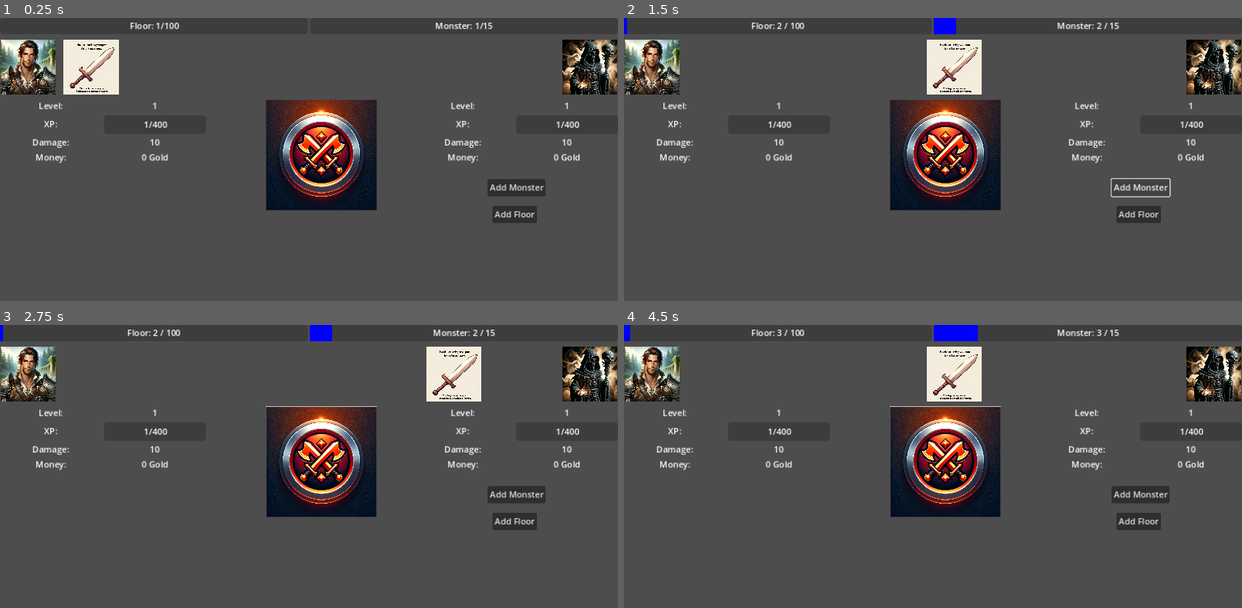
Above: before the commit, frames 1-4 (two rows, left to right).
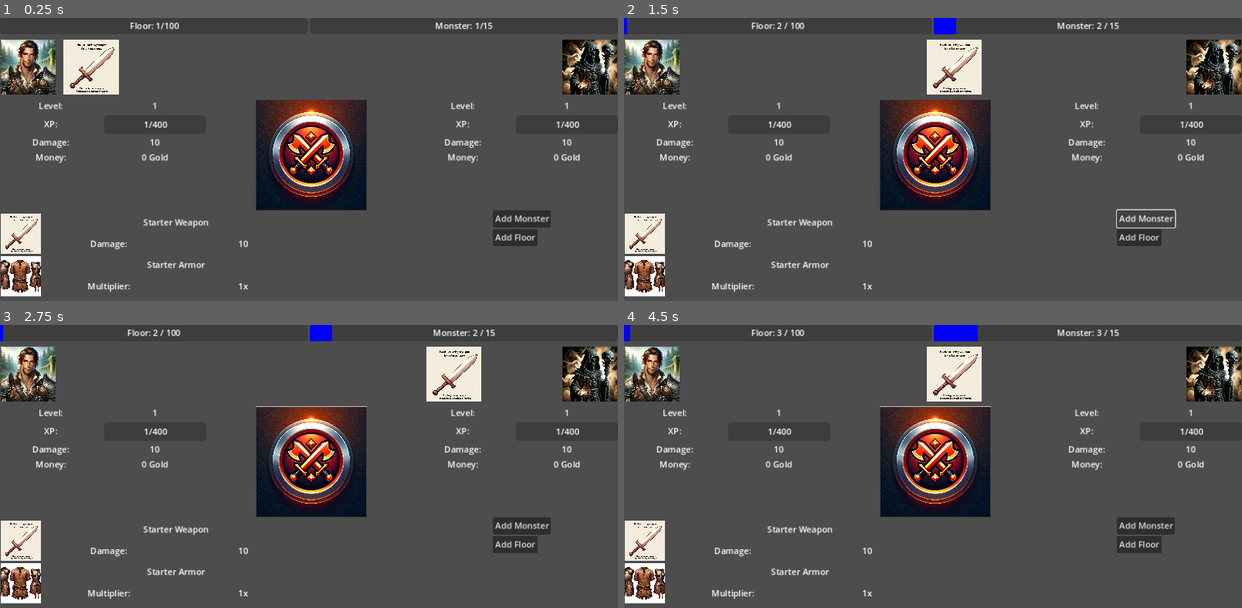
Above: after the commit, the same moments.

Repository: Pepice23/AscendTheTower
Game: Godot game, scene res://scenes/main.tscn
The game is run twice, just before and just after one commit, with the same random seed, the same clock (stepped at 60 frames per second) and the same inputs. The project has no main scene, so this scene is started directly.
Inputs (mouse positions are in pixels of both pictures, inside the frame that each line leads up to; where the layout moved, square brackets give the same spot in the first picture):
- Up to frame 1 (0.25 s): no input
- Up to frame 2 (1.5 s): click "Add Floor" at 0.5 s; click "Add Monster" at 1.25 s
- Up to frame 3 (2.75 s): click (309, 460) [321, 460] at 2 s
- Up to frame 4 (4.5 s): click "Add Floor" at 2.75 s; click "Add Monster" at 3.5 s; click (933, 460) [945, 460] at 4.25 s

The runs differ from the first frame. In frame 1, 8.8% of the frame differs, in the area x 0-90%, y 28-99%; in frame 2, 8.5%; in frame 3, 8.7%; in frame 4, 8.7%.

Commit message:
Update main.tscn

Diff:
--- a/scenes/main.tscn
+++ b/scenes/main.tscn
@@ -1,10 +1,12 @@
-[gd_scene load_steps=6 format=3 uid="uid://oi4sb03ye3f1"]
+[gd_scene load_steps=8 format=3 uid="uid://oi4sb03ye3f1"]
 
 [ext_resource type="Script" path="res://main.gd" id="1_7x64e"]
 [ext_resource type="PackedScene" uid="uid://dkheq8j8am8l3" path="res://scenes/stage_control.tscn" id="2_kgwdb"]
 [ext_resource type="PackedScene" uid="uid://dnpnbkfgqhwe0" path="res://scenes/battle_animation.tscn" id="3_5r4wo"]
-[ext_resource type="PackedScene" uid="uid://5lm4uhwa8scb" path="res://scenes/player_card.tscn" id="4_w4osn"]
+[ext_resource type="PackedScene" uid="uid://t4xejt4tmn8i" path="res://scenes/player_card.tscn" id="4_w4osn"]
 [ext_resource type="PackedScene" uid="uid://hvyijc1sntwy" path="res://scenes/attack_button.tscn" id="5_hvta3"]
+[ext_resource type="PackedScene" uid="uid://5lm4uhwa8scb" path="res://scenes/monster_card.tscn" id="6_y56es"]
+[ext_resource type="PackedScene" uid="uid://djuo5kmtb1vvg" path="res://scenes/equipment_container.tscn" id="7_a44sx"]
 
 [node name="Main" type="Node2D"]
 script = ExtResource("1_7x64e")
@@ -15,17 +17,17 @@
 offset_bottom = 30.0
 
 [node name="Add Floor" type="Button" parent="."]
-offset_left = 918.0
-offset_top = 350.0
-offset_right = 1001.0
-offset_bottom = 381.0
+offset_left = 919.0
+offset_top = 393.0
+offset_right = 1002.0
+offset_bottom = 424.0
 text = "Add Floor"
 
 [node name="Add Monster" type="Button" parent="."]
-offset_left = 909.0
-offset_top = 300.0
-offset_right = 1017.0
-offset_bottom = 331.0
+offset_left = 919.0
+offset_top = 358.0
+offset_right = 1027.0
+offset_bottom = 389.0
 text = "Add Monster"
 
 [node name="Timer" type="Timer" parent="."]
@@ -40,17 +42,23 @@
 offset_bottom = 272.0
 
 [node name="AttackButton" parent="." instance=ExtResource("5_hvta3")]
-offset_left = 496.0
+offset_left = 477.0
 offset_top = 152.0
-offset_right = 1528.0
+offset_right = 1509.0
 offset_bottom = 1184.0
 
-[node name="PlayerCard2" parent="." instance=ExtResource("4_w4osn")]
+[node name="MonsterCard" parent="." instance=ExtResource("6_y56es")]
 offset_left = 768.0
 offset_top = 152.0
 offset_right = 1152.0
 offset_bottom = 272.0
 
+[node name="EquipmentContainer" parent="." instance=ExtResource("7_a44sx")]
+offset_left = 1.0
+offset_top = 364.0
+offset_right = 577.0
+offset_bottom = 518.0
+
 [connection signal="pressed" from="Add Floor" to="." method="_on_add_floor_pressed"]
 [connection signal="pressed" from="Add Monster" to="." method="_on_add_monster_pressed"]
 [connection signal="timeout" from="Timer" to="." method="_on_timer_timeout"]
